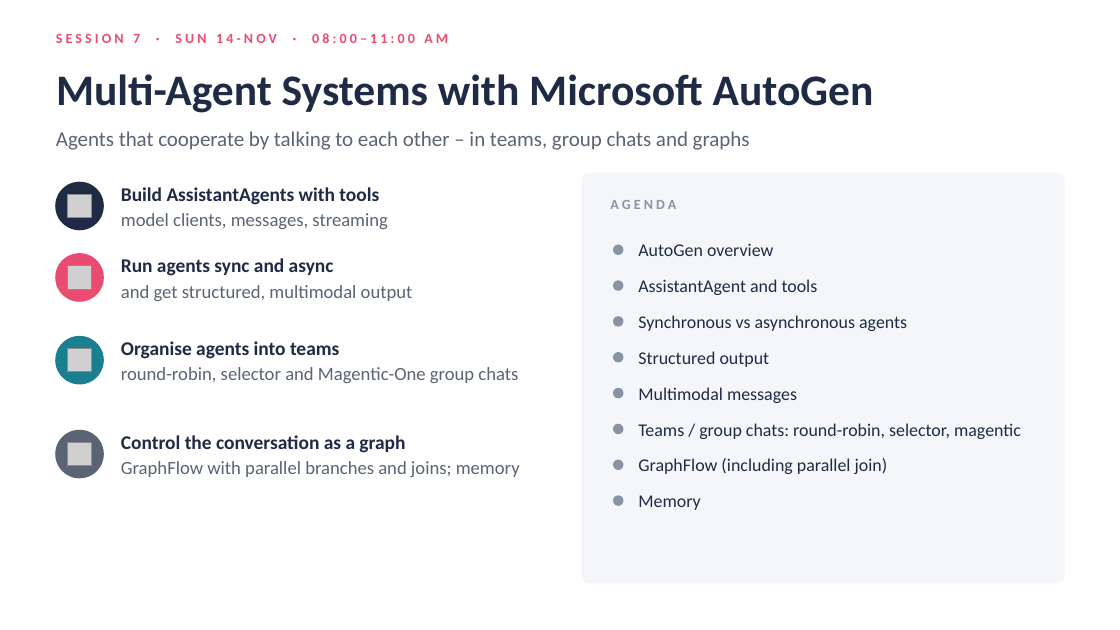
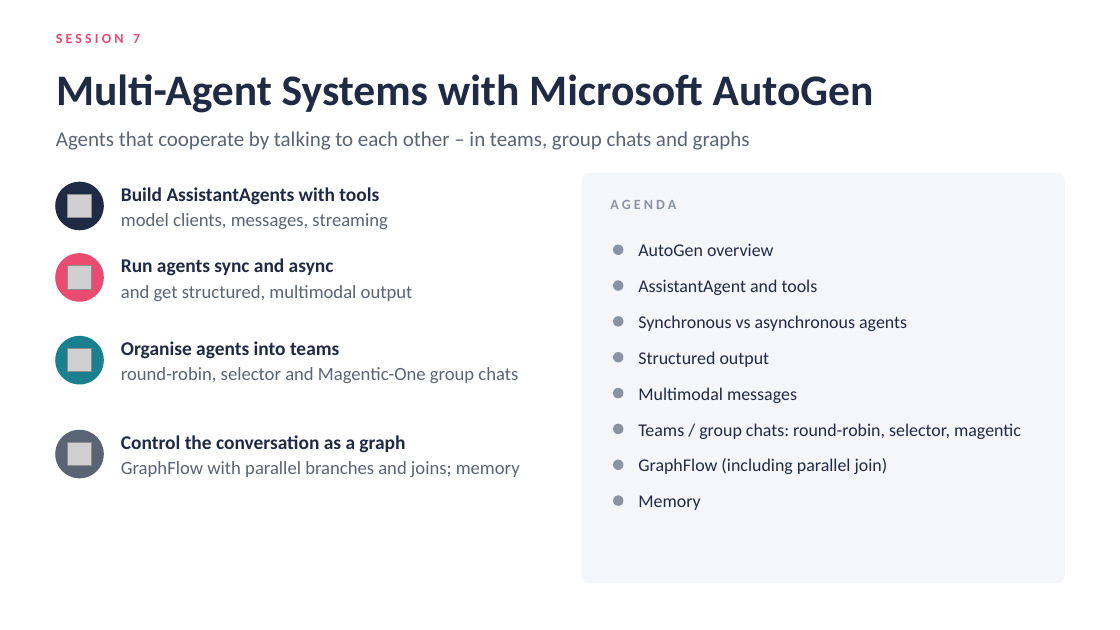
Before and after one commit to atulkahatecdac/agenticai, a slide deck: slide 101 of 16_PGP-Agentic/PGP_Agentic_AI.pptx. Drawn at 1120x630 pixels with LibreOffice and Linux fonts; fonts in the diff are those of the drawing; grey boxes stand for pictures. Boxes give left, top, right and bottom in pixels: in the first picture for what was removed or moved away, otherwise in the second. Text is boxed around its words. In the diff, an @@ line names an element or a change of style, - is before the commit and + after.

```diff
--- a/16_PGP-Agentic/PGP_Agentic_AI.pptx
+++ b/16_PGP-Agentic/PGP_Agentic_AI.pptx
@@ text at [56,34,140,43]: text changed @@
-SESSION 7 · SUN 14-NOV · 08:00–11:00 AM
+SESSION 7
```
Also in this commit, not shown: 10 other slides changed, 11 other files.
